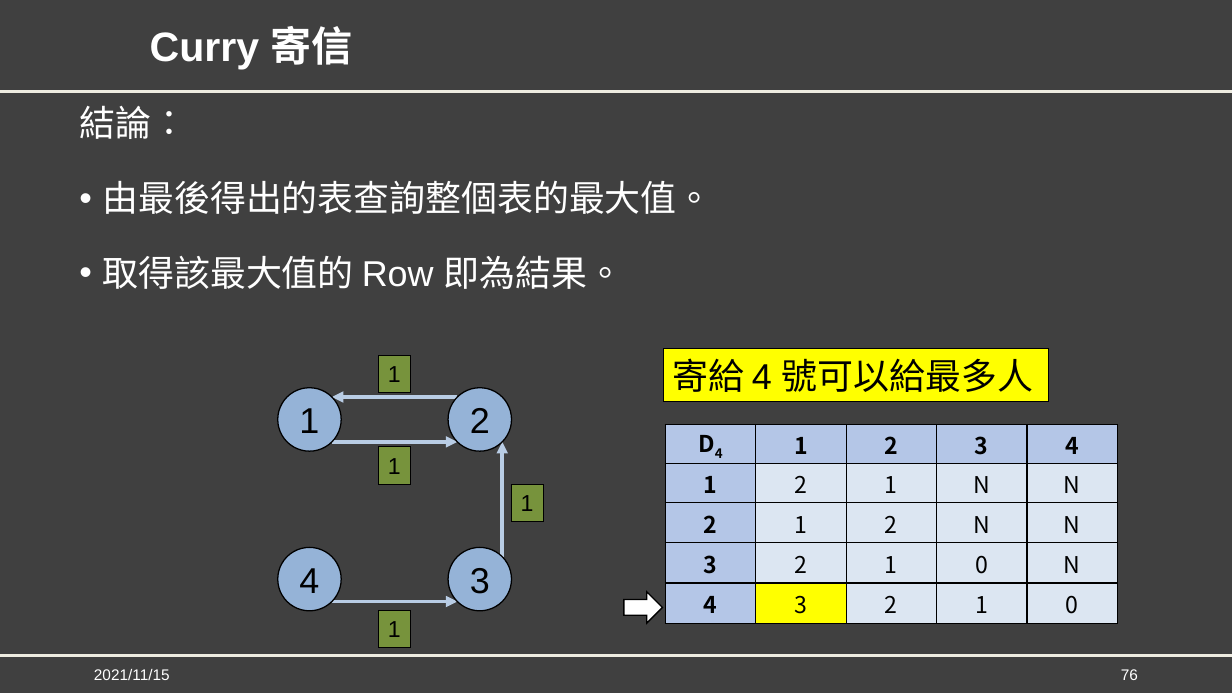
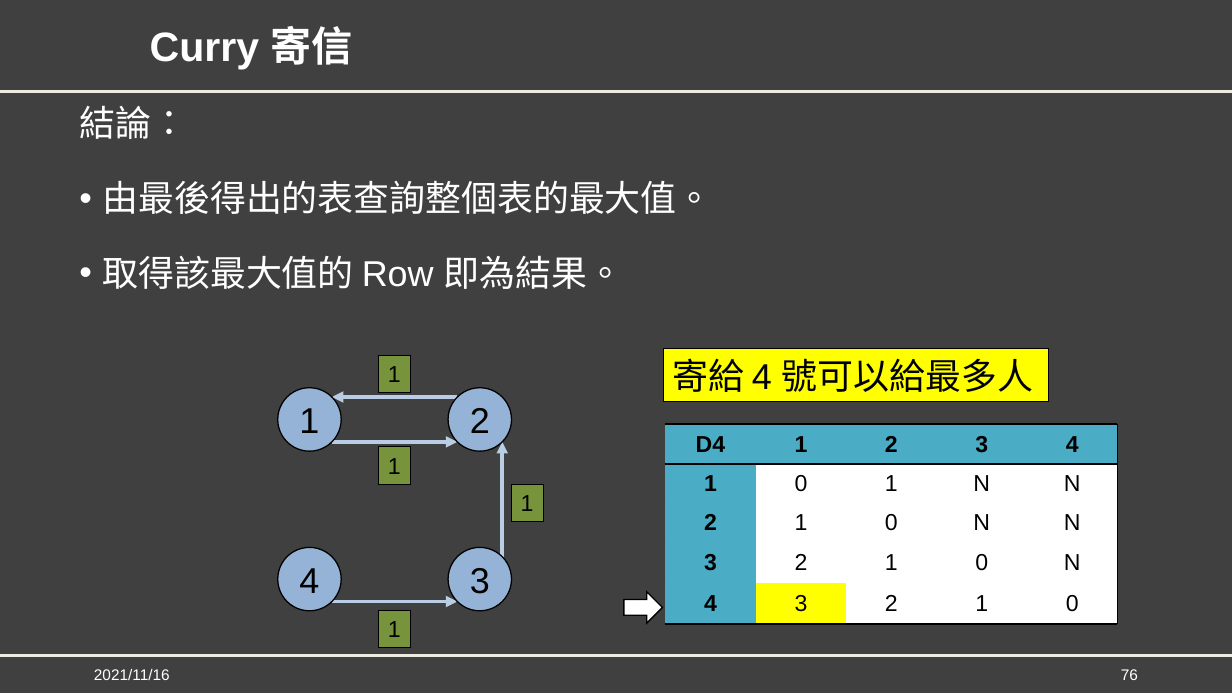
Before and after one commit to YuCheng21/nkust-genetic-algorithm, a slide deck: slide 76 of mid_project/GA_Mid_Report.pptx. Drawn at 1232x693 pixels with LibreOffice and Linux fonts; fonts in the diff are those of the drawing; background and template pictures are left out. Boxes give left, top, right and bottom in pixels: in the first picture for what was removed or moved away, otherwise in the second. Text is boxed around its words. In the diff, an @@ line names an element or a change of style, - is before the commit and + after.

```diff
--- a/mid_project/GA_Mid_Report.pptx
+++ b/mid_project/GA_Mid_Report.pptx
@@ table added at (665, 424, 1118, 624), 5 rows, 5 columns @@
+D4 | 1 | 2 | 3 | 4
+1 | 0 | 1 | N | N
+2 | 1 | 0 | N | N
+3 | 2 | 1 | 0 | N
+4 | 3 | 2 | 1 | 0
@@ text at (94, 669, 170, 680): text changed @@
-2021/11/15
+2021/11/16
```
Also in this commit, not shown: 74 other slides changed, 3 other files.
